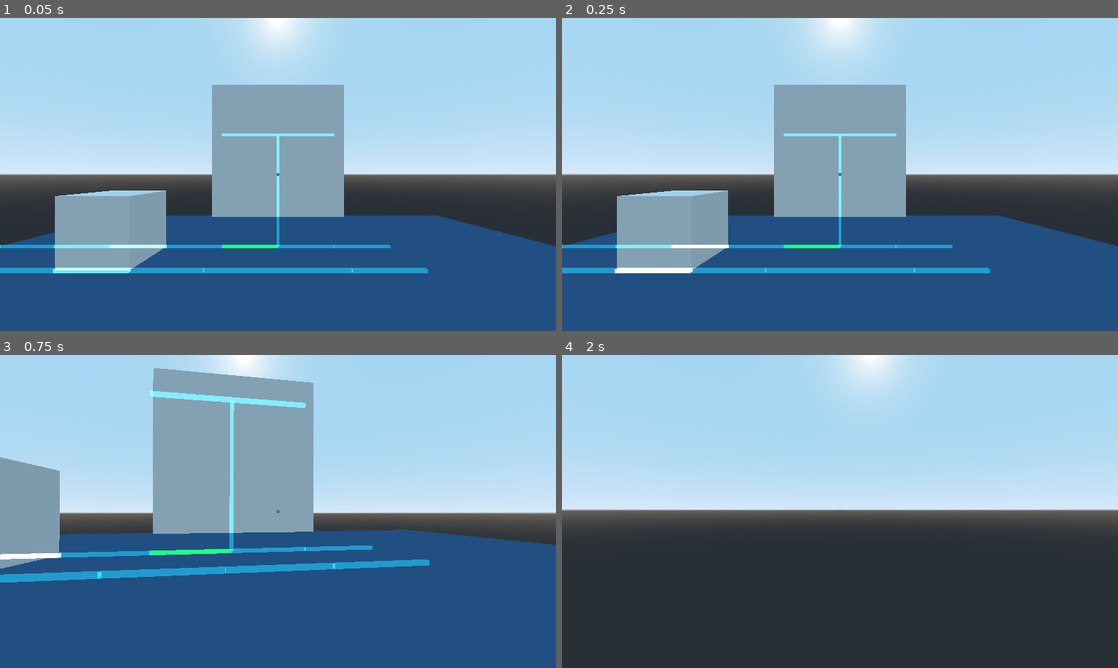
Above: before the commit, frames 1-4 (two rows, left to right).
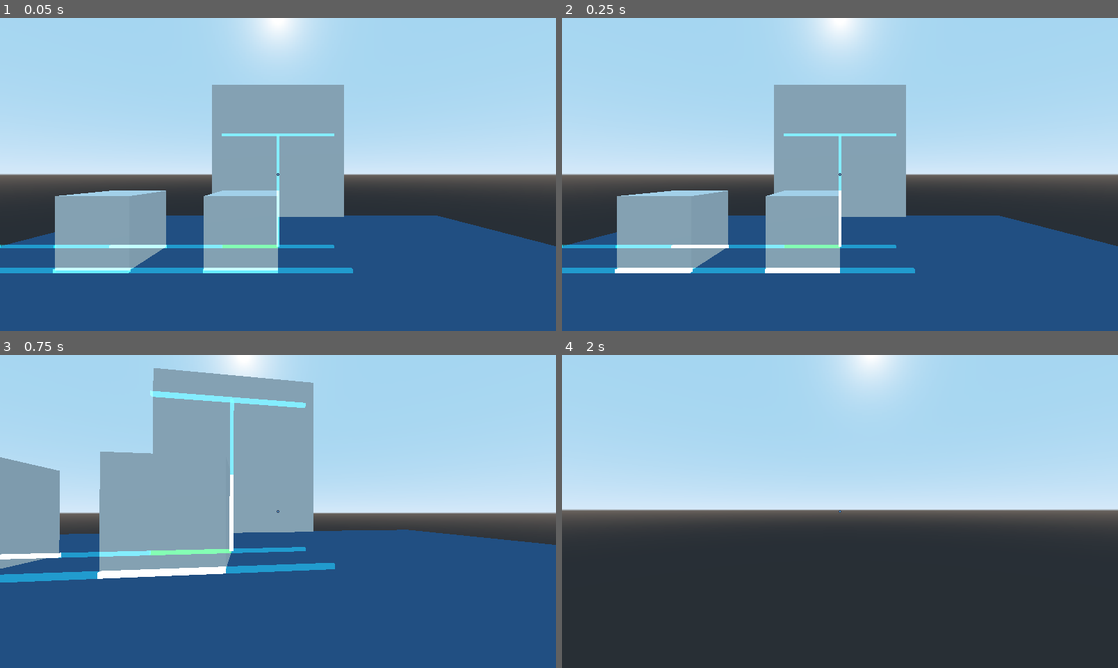
Above: after the commit, the same moments.

Repository: patrickgh3/rails
Game: Godot game, scene res://scenes/Pat1.tscn
Two runs of this game, one before a commit and one after it. Both use one fixed random seed, a clock stepped at 60 frames per second and the inputs below. This scene is started directly instead of the project's main scene. The engine's default icon, where the game draws it, is replaced by a stand-in: a white triangle on a blue panel in a dark square.
Inputs (mouse positions are in pixels of both pictures, inside the frame that each line leads up to):
- Up to frame 1 (0.05 s): no input
- Up to frame 2 (0.25 s): no input
- Up to frame 3 (0.75 s): tap Enter at 0.5 s; move the mouse to (305, 511) at 0.52 s; hold Up (ui_up) from 0.53 s (still down); tap C (crouch) at 0.6 s
- Up to frame 4 (2 s): keep holding Up (ui_up); move the mouse to (812, 511) at 1.27 s; click (812, 511) at 1.35 s

The runs differ from the first frame. In frame 1, 3.1% of the frame differs, in the area x 36-77%, y 55-82%; in frame 2, 3.1%; in frame 3, 6.3%, in the area x 17-78%, y 30-72%; in frame 4, nothing differs.

Commit message:
Fix box collisions

Diff:
--- a/rails/objects/Box.gd
+++ b/rails/objects/Box.gd
@@ -56,11 +56,11 @@
 		translation += to_move
 	else:
 		# Keep travelling by small increments until we are about to leave the rails
-		#while true:
-		#	translation += to_move*0.1
-		#	result = on_rails(to_move*0.1)
-		#	if not result["valid"]:
-		#		break
+		while true:
+			result = on_rails(to_move*0.2)
+			if not result["valid"]:
+				break
+			translation += to_move*0.2
 
 		# Start bumping state if we are at a standstill
 		if was_still:
@@ -119,7 +119,7 @@
 	var nearby_rails = Array()
 	for rail in controller.rails:
 		if rail.get_parent() == self:  continue
-		if rail_nearby(rail):
+		if rail_nearby(rail, to_move):
 			nearby_rails.append(rail)
 
 	for edge in edges:
@@ -151,22 +151,20 @@
 
 	# Check if we're colliding with another box.
 	# This is jank, but kinda works.
-#	var my_shape = get_node("Area").get_node("CollisionShape")
-#	var my_pos = get_global_transform().origin
-#	var my_extents = my_shape.shape.extents
-#	for box in controller.boxes:
-#		if box == self:  continue
-#		if not rail_nearby(box):  continue
-#
-#		var other_shape = box.get_node("Area").get_node("CollisionShape")
-#		var other_pos = other_shape.get_global_transform().origin
-#		var other_extents = other_shape.shape.extents
-#
-#		if rectangular_prisms_overlap(my_pos + to_move, my_extents, other_pos, other_extents):
-#			valid = false
-#			break
-
-
+	var my_shape = get_node("Area").get_node("CollisionShape")
+	var my_pos = my_shape.get_global_transform().origin
+	var my_extents = my_shape.shape.extents
+	for box in controller.boxes:
+		if box == self:  continue
+		if not rail_nearby(box, to_move):  continue
+
+		var other_shape = box.get_node("Area").get_node("CollisionShape")
+		var other_pos = other_shape.get_global_transform().origin
+		var other_extents = other_shape.shape.extents
+
+		if rectangular_prisms_overlap(my_pos + to_move, my_extents, other_pos, other_extents):
+			valid = false
+			break
 
 	#if $Area.get_overlapping_areas().size() > 0:
 	#	valid = false
@@ -179,15 +177,17 @@
 	var b_min = b_pos - b_extents/2
 	var b_max = b_pos + b_extents/2
 
-	var miss = a_min.x > b_max.x or a_min.y > b_max.y or a_min.z > b_max.z or b_min.x > a_max.x or b_min.y > a_max.y or b_min.z > a_max.z
+	var miss = a_min.x >= b_max.x or a_min.y >= b_max.y or a_min.z >= b_max.z or b_min.x >= a_max.x or b_min.y >= a_max.y or b_min.z >= a_max.z
 	return not miss
 
 # Rough check if the rail is closeby on the grid
-func rail_nearby(rail):
+func rail_nearby(rail, to_move):
 	var cutoff = 2
-	if abs(round(get_global_transform().origin.x) - round(rail.get_global_transform().origin.x)) > cutoff: return false
-	if abs(round(get_global_transform().origin.y) - round(rail.get_global_transform().origin.y)) > cutoff: return false
-	if abs(round(get_global_transform().origin.z) - round(rail.get_global_transform().origin.z)) > cutoff: return false
+	var me = get_global_transform().origin + to_move
+	var them = rail.get_global_transform().origin
+	if abs(round(me.x) - round(them.x)) > cutoff: return false
+	if abs(round(me.y) - round(them.y)) > cutoff: return false
+	if abs(round(me.z) - round(them.z)) > cutoff: return false
 	return true
 
 
--- a/rails/scenes/MainWorld.tscn
+++ b/rails/scenes/MainWorld.tscn
@@ -91,9 +91,6 @@
 [node name="Box16" parent="." instance=ExtResource( 5 )]
 transform = Transform( 1, 0, 0, 0, 1, 0, 0, 0, 1, 55, 0, 26 )
 
-[node name="Box17" parent="." instance=ExtResource( 5 )]
-transform = Transform( 1, 0, 0, 0, 1, 0, 0, 0, 1, 45, 0, 26 )
-
 [node name="Box18" parent="." instance=ExtResource( 5 )]
 transform = Transform( 1, 0, 0, 0, 1, 0, 0, 0, 1, 45, 0, 26 )
 
--- a/rails/scenes/Pat1.tscn
+++ b/rails/scenes/Pat1.tscn
@@ -22,6 +22,9 @@
 
 [node name="Box" parent="." instance=ExtResource( 3 )]
 transform = Transform( 1, 0, 0, 0, 1, 0, 0, 0, 1, -3, 0, -2 )
+
+[node name="Box2" parent="." instance=ExtResource( 3 )]
+transform = Transform( 1, 0, 0, 0, 1, 0, 0, 0, 1, -1, 0, -2 )
 
 [node name="Rail" parent="." instance=ExtResource( 1 )]
 transform = Transform( 1, 0, 0, 0, 1, 0, 0, 0, 1, -1, 0, -2 )
@@ -120,12 +123,6 @@
 [node name="Rail34" parent="." instance=ExtResource( 1 )]
 transform = Transform( 1, 0, 0, 0, 1, 0, 0, 0, 1, 0, 0, -1 )
 
-[node name="Rail35" parent="." instance=ExtResource( 1 )]
-transform = Transform( 1, 0, 0, 0, 1, 0, 0, 0, 1, 1, 0, -1 )
-
-[node name="Rail36" parent="." instance=ExtResource( 1 )]
-transform = Transform( 1, 0, 0, 0, 1, 0, 0, 0, 1, 1, 0, -2 )
-
 [node name="Rail9" parent="." instance=ExtResource( 1 )]
 transform = Transform( 1, 0, 0, 0, 1, 0, 0, 0, 1, -4, 0, -2 )
 
--- a/rails/scenes/PuzzleTemplate.tscn
+++ b/rails/scenes/PuzzleTemplate.tscn
@@ -22,6 +22,9 @@
 
 [node name="Box" parent="." instance=ExtResource( 3 )]
 transform = Transform( 1, 0, 0, 0, 1, 0, 0, 0, 1, -1, 0, -3 )
+
+[node name="Box2" parent="." instance=ExtResource( 3 )]
+transform = Transform( 1, 0, 0, 0, 1, 0, 0, 0, 1, -3, 0, -3 )
 
 [node name="Rail" parent="." instance=ExtResource( 1 )]
 transform = Transform( 1, 0, 0, 0, 1, 0, 0, 0, 1, -1, 0, -2 )
